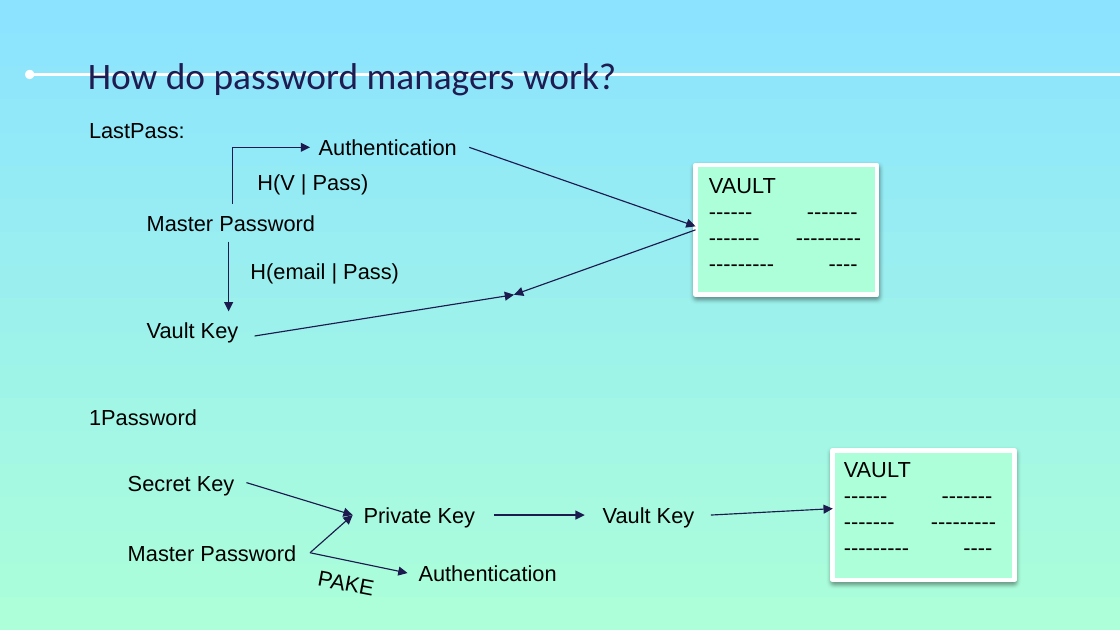
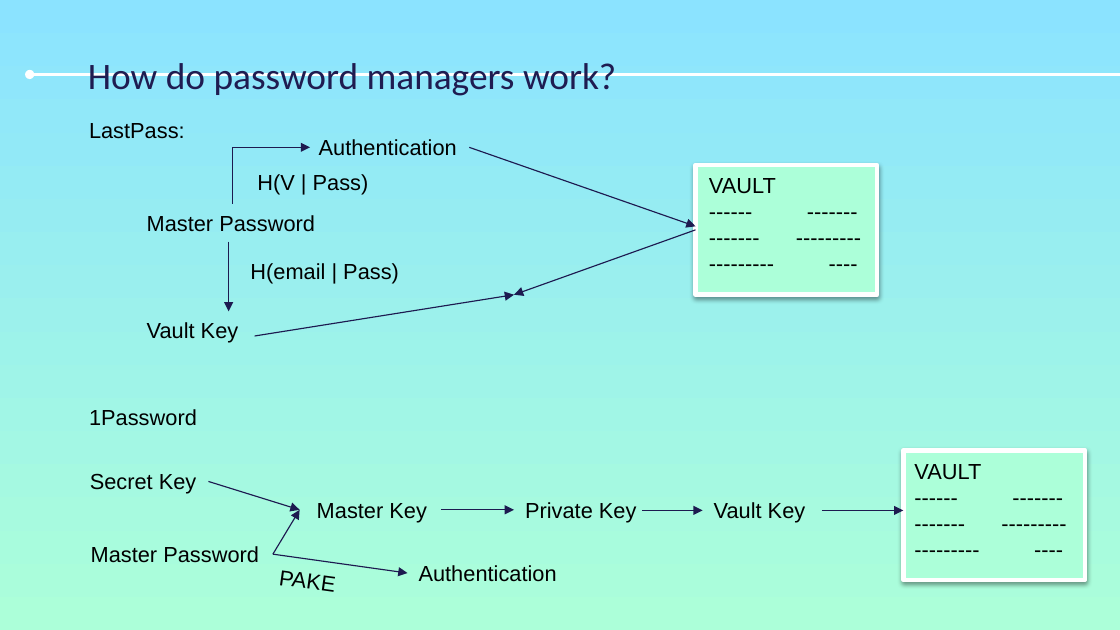
Before and after one commit to cmdhowdhury/PasswordManager, a slide deck: slide 3 of PasswordManager.potx. Drawn at 1120x630 pixels with LibreOffice and Linux fonts; fonts in the diff are those of the drawing. Boxes give left, top, right and bottom in pixels: in the first picture for what was removed or moved away, otherwise in the second. Text is boxed around its words. In the diff, an @@ line names an element or a change of style, - is before the commit and + after.

```diff
--- a/PasswordManager.potx
+++ b/PasswordManager.potx
@@ text "Secret Key": place and size @@
-text "Secret Key" at <box>128,475,235,495</box>
+text "Secret Key" at <box>90,473,197,494</box>
@@ text "VAULT": place and size @@
-text "VAULT" at <box>844,462,911,478</box>
+text "VAULT" at <box>914,464,981,480</box>
@@ rectangle: place and size @@
-rectangle at <box>833,450,1015,580</box>
+rectangle at <box>904,450,1085,580</box>
@@ arrow moved from (246, 483) - (353, 515) to (208, 482) - (300, 510) @@
@@ text added at <box>317,503,427,523</box>, 14 pt, text #000000 @@
+Master Key
@@ text "Private Key": place and size @@
-text "Private Key" at <box>364,507,476,528</box>
+text "Private Key" at <box>525,502,637,523</box>
@@ text "Vault Key": place and size @@
-text "Vault Key" at <box>603,507,695,528</box>
+text "Vault Key" at <box>714,502,806,523</box>
@@ text "Master Password": place and size @@
-text "Master Password" at <box>128,545,296,562</box>
+text "Master Password" at <box>91,546,259,563</box>
@@ arrow moved from (310, 553) - (353, 515) to (273, 554) - (300, 510) @@
@@ arrow added from (441, 510) to (514, 510), #1D1A51 0.75 pt @@
@@ arrow moved from (494, 515) - (585, 515) to (642, 511) - (702, 511) @@
@@ arrow moved from (711, 515) - (833, 508) to (822, 511) - (904, 511) @@
@@ text "PAKE": place and size @@
-text "PAKE" at <box>317,570,373,596</box>
+text "PAKE" at <box>278,570,334,592</box>
@@ text "PAKE" at <box>278,570,334,592</box>: rotation 10 to 7 degrees @@
@@ arrow moved from (310, 553) - (408, 573) to (273, 554) - (408, 573) @@
```
